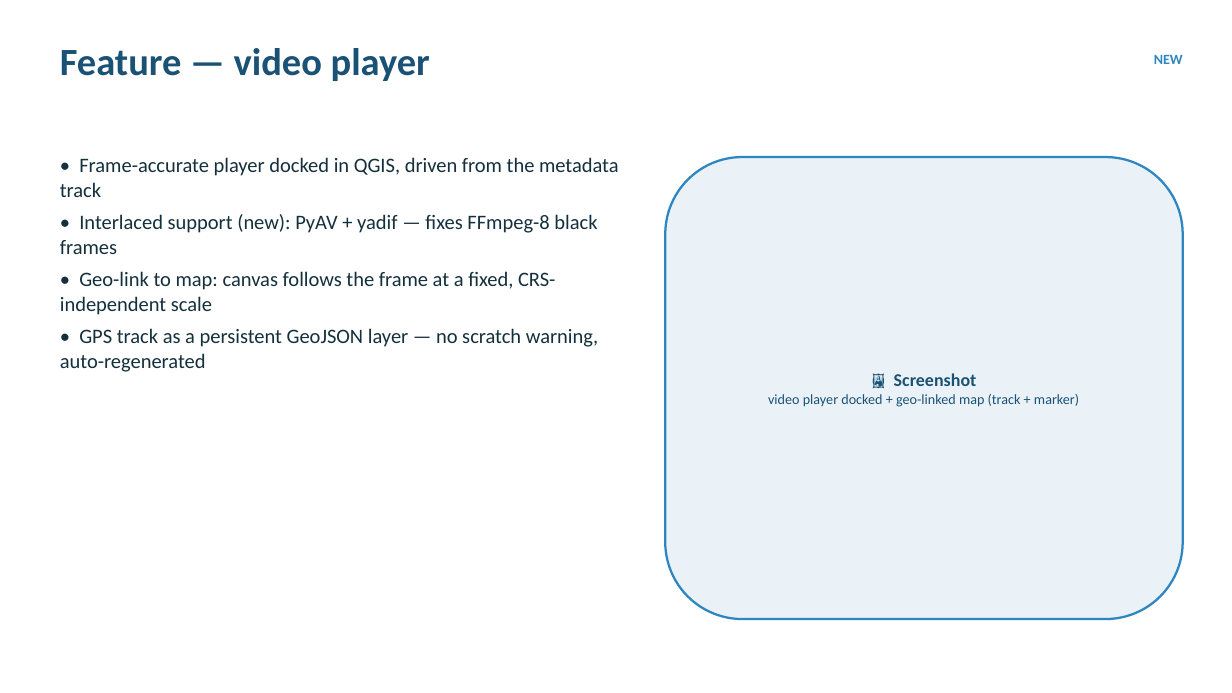
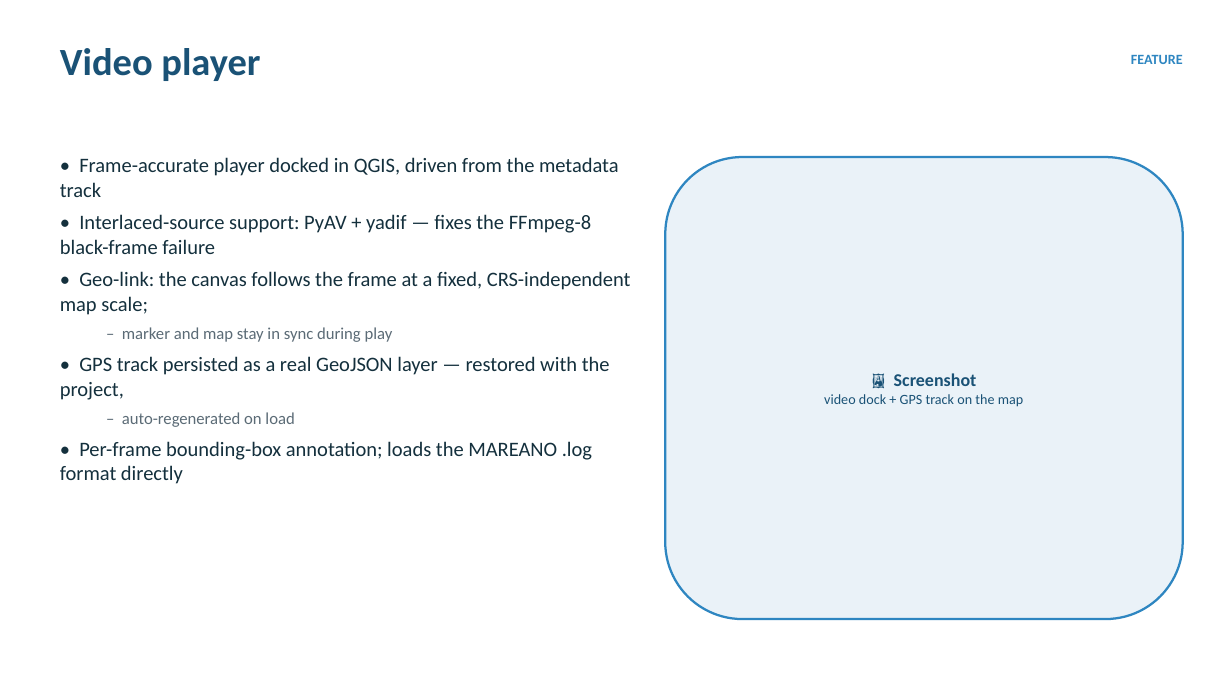
Before and after one commit to epifanio/groundtruther, a slide deck: slide 11 of docs/slides_groundtruther_update_2026.pptx. Drawn at 1232x693 pixels with LibreOffice and Linux fonts; fonts in the diff are those of the drawing. Boxes give left, top, right and bottom in pixels: in the first picture for what was removed or moved away, otherwise in the second. Text is boxed around its words. In the diff, an @@ line names an element or a change of style, - is before the commit and + after.

```diff
--- a/docs/slides_groundtruther_update_2026.pptx
+++ b/docs/slides_groundtruther_update_2026.pptx
@@ text at box(60, 48, 260, 81): text changed @@
-Feature — video player
+Video player
@@ text at box(1131, 55, 1183, 64): text changed @@
-NEW
+FEATURE
@@ text at box(60, 214, 631, 484): text changed @@
-• Interlaced support (new): PyAV + yadif — fixes FFmpeg-8 black frames
-• Geo-link to map: canvas follows the frame at a fixed, CRS-independent scale
-• GPS track as a persistent GeoJSON layer — no scratch warning, auto-regenerated
+• Interlaced-source support: PyAV + yadif — fixes the FFmpeg-8 black-frame failure
+• Geo-link: the canvas follows the frame at a fixed, CRS-independent map scale;
+  – marker and map stay in sync during play
+• GPS track persisted as a real GeoJSON layer — restored with the project,
+  – auto-regenerated on load
+• Per-frame bounding-box annotation; loads the MAREANO .log format directly
@@ text in rounded rectangle at box(824, 394, 1023, 407): text changed @@
-video player docked + geo-linked map (track + marker)
+video dock + GPS track on the map
```
Also in this commit, not shown: 13 other slides changed, 17 slides added, 7 slides removed, 3 other files.
